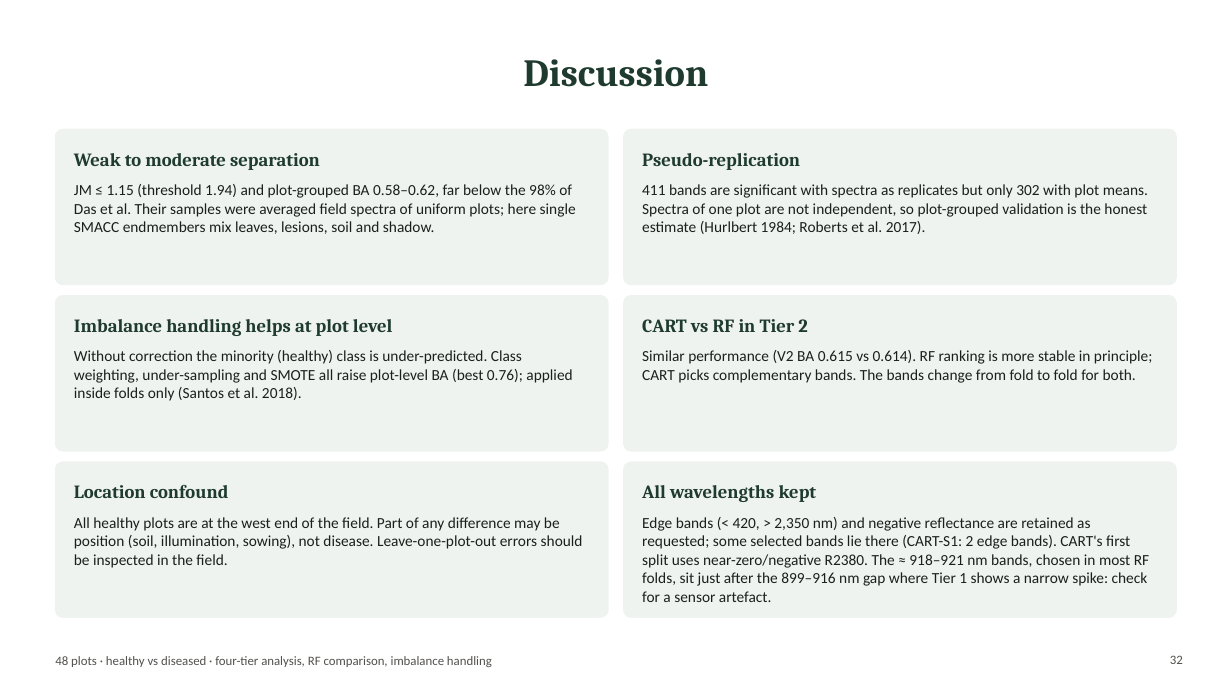
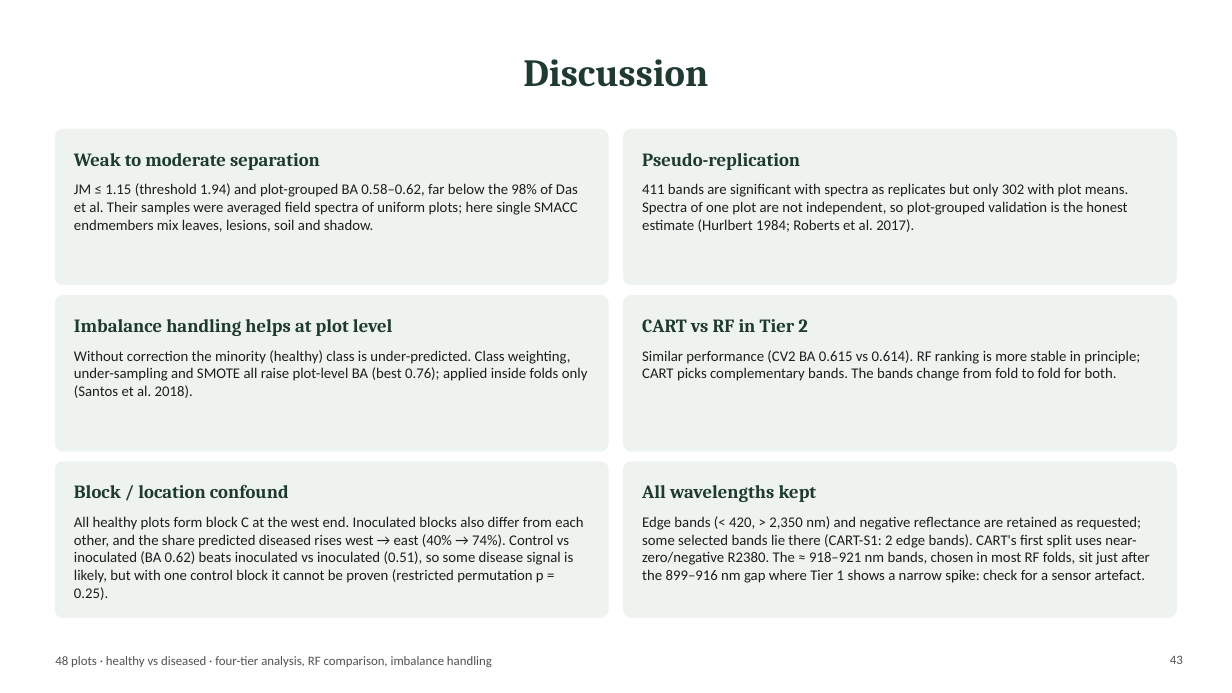
Before and after one commit to animesh809359-afk/sonu, a slide deck: slide 43 of hyperspectral_smacc/four_tier_48plots/Four_Tier_48plots.pptx (slide 32 before the commit). Drawn at 1232x693 pixels with LibreOffice and Linux fonts; fonts in the diff are those of the drawing. Boxes give left, top, right and bottom in pixels: in the first picture for what was removed or moved away, otherwise in the second. Text is boxed around its words. In the diff, an @@ line names an element or a change of style, - is before the commit and + after.

```diff
--- a/hyperspectral_smacc/four_tier_48plots/Four_Tier_48plots.pptx
+++ b/hyperspectral_smacc/four_tier_48plots/Four_Tier_48plots.pptx
@@ text at (x1=642, y1=350, x2=1140, y2=381): text changed; size 12 to 11.5 pt @@
-Similar performance (V2 BA 0.615 vs 0.614). RF ranking is more stable in principle; CART picks complementary bands. The bands change from fold to fold for both.
+Similar performance (CV2 BA 0.615 vs 0.614). RF ranking is more stable in principle; CART picks complementary bands. The bands change from fold to fold for both.
@@ text at (x1=74, y1=485, x2=289, y2=498): text changed @@
-Location confound
+Block / location confound
@@ text at (x1=74, y1=516, x2=583, y2=600): text changed; size 12 to 11.5 pt @@
-All healthy plots are at the west end of the field. Part of any difference may be position (soil, illumination, sowing), not disease. Leave-one-plot-out errors should be inspected in the field.
+All healthy plots form block C at the west end. Inoculated blocks also differ from each other, and the share predicted diseased rises west → east (40% → 74%). Control vs inoculated (BA 0.62) beats inoculated vs inoculated (0.51), so some disease signal is likely, but with one control block it cannot be proven (restricted permutation p = 0.25).
@@ size 12 to 11.5 pt in 4 elements at (x1=74, y1=183, x2=578, y2=232), (x1=642, y1=183, x2=1128, y2=232), (x1=74, y1=350, x2=588, y2=398), (x1=642, y1=516, x2=1149, y2=583) @@
@@ page number at (x1=1170, y1=655, x2=1183, y2=664): text changed @@
-32
+43
```
Also in this commit, not shown: 15 other slides changed, 12 slides added, 16 other files.
